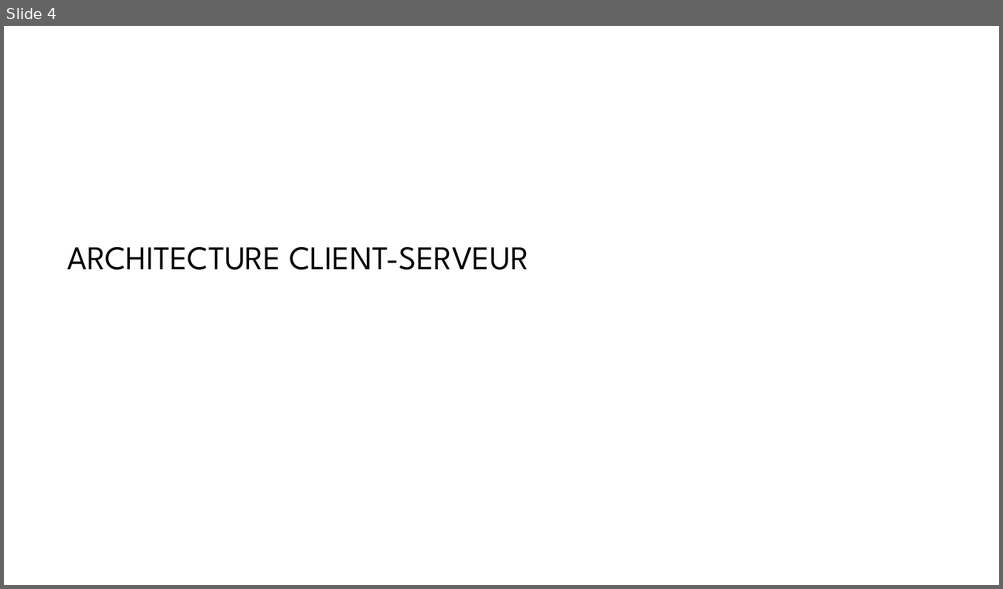
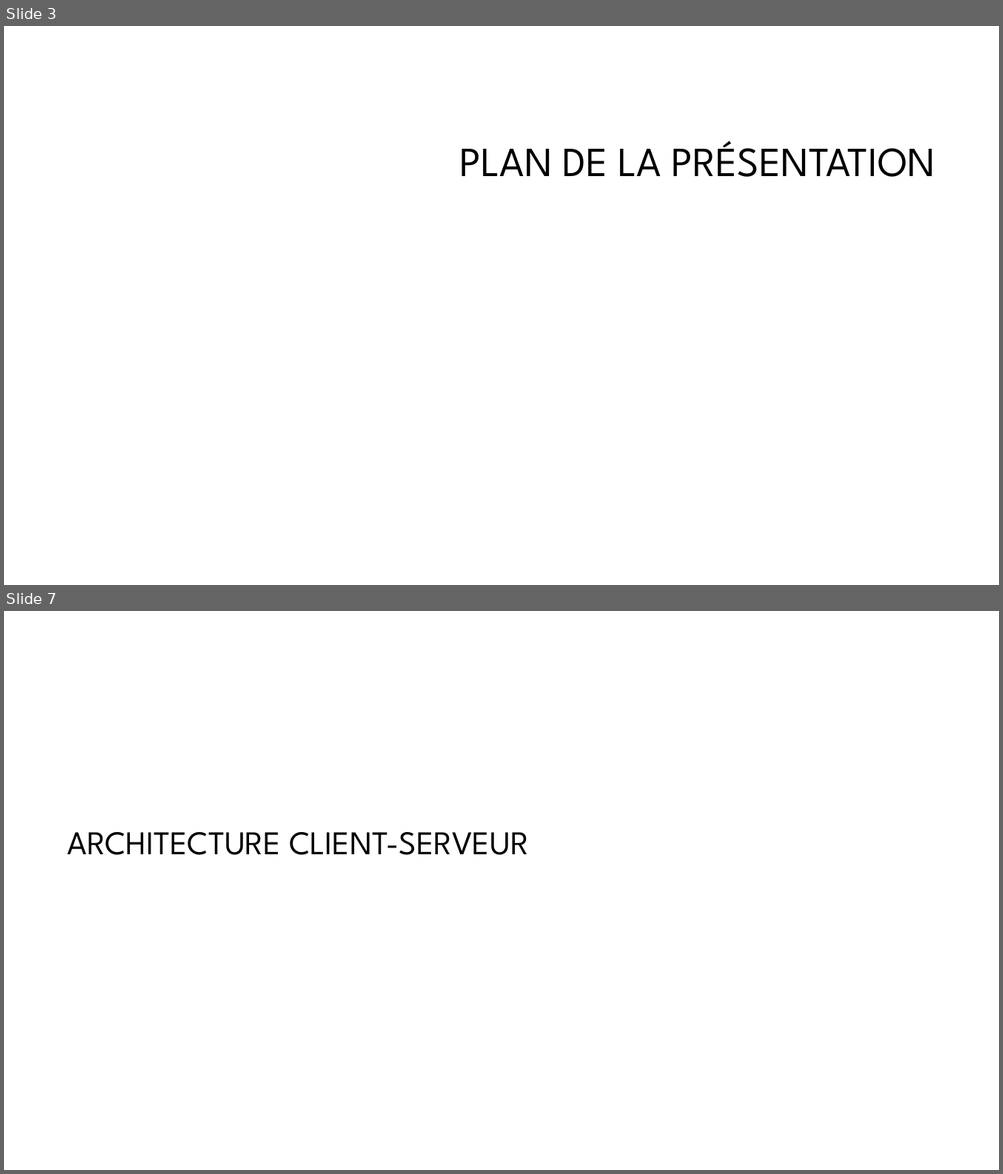
Before and after one commit to khameds/react_vite_blog_testing, a slide deck: presentation/presentation.pptx. Shown one above the other, each under a label of ours: slide 4 before the commit, slides 3 and 7 after it; the slides between them are not shown. The pictures are 1003x589 and 1003x1174 pixels, drawn with LibreOffice and Linux fonts; fonts in the diff are those of the drawing; background and template pictures are left out. Boxes give left, top, right and bottom in pixels: in the first picture for what was removed or moved away, otherwise in the second. Text is boxed around its words. In the diff, an @@ line names an element or a change of style, - is before the commit and + after.

```diff
--- a/presentation/presentation.pptx
+++ b/presentation/presentation.pptx
@@ slide 3 added at bbox=[4, 26, 999, 585], background #FFFFFF @@
@@ title added at bbox=[460, 141, 935, 177], 40 pt, text #000000 @@
+PLAN DE LA PRÉSENTATION
@@ what was slide 4 is now slide 7 @@
```
Also in this commit, not shown: 2 slides changed, 3 other slides added, 2 slides removed, 19 other files.
